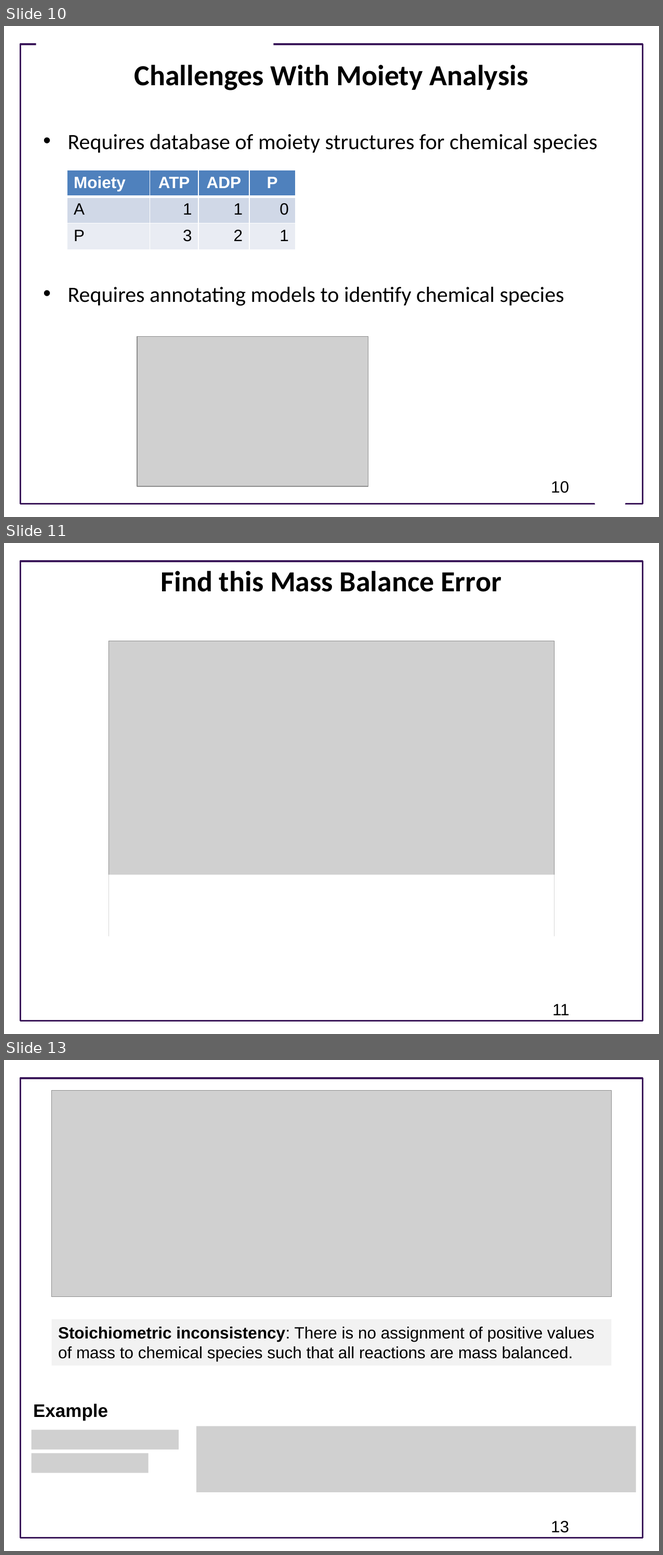
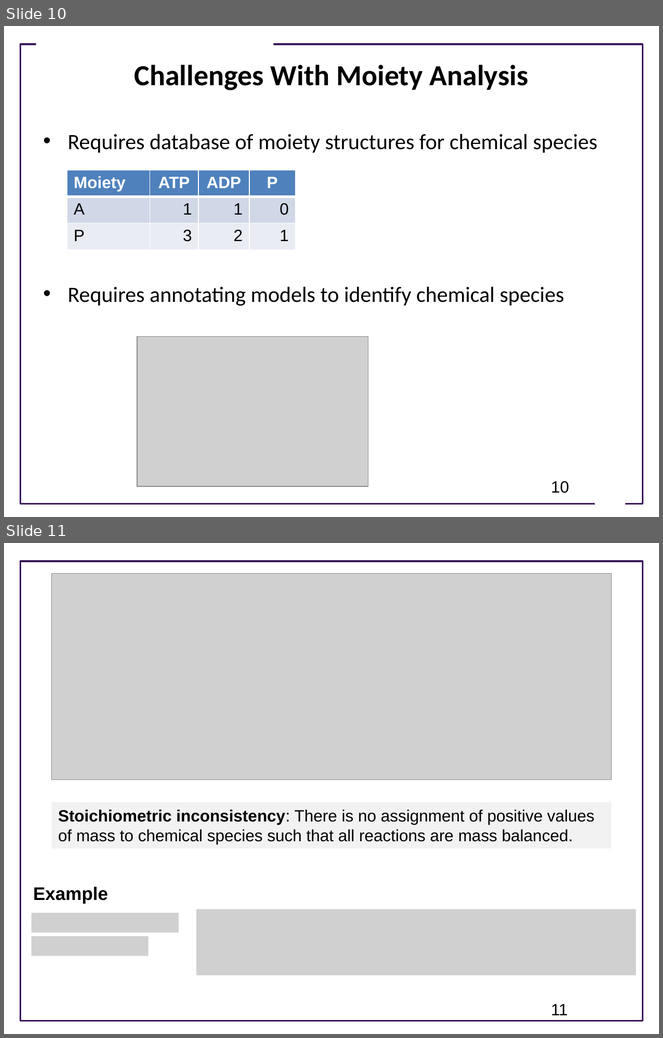
Before and after one commit to ModelEngineering/advancing-biomedical-models, a slide deck: lecture_15/15_static_testing.pptx. Shown one above the other, each under a label of ours: slides 10, 11 and 13 before the commit, slides 10 and 11 after it; the slides between them are not shown. The pictures are 663x1555 and 663x1038 pixels, drawn with LibreOffice and Linux fonts; fonts in the diff are those of the drawing; grey boxes stand for pictures; background and template pictures are left out. Boxes give left, top, right and bottom in pixels: in the first picture for what was removed or moved away, otherwise in the second. Text is boxed around its words. In the diff, an @@ line names an element or a change of style, - is before the commit and + after.

```diff
--- a/lecture_15/15_static_testing.pptx
+++ b/lecture_15/15_static_testing.pptx
@@ slide 11 removed at <box>4,543,659,1034</box>, background #FFFFFF; not listed: 1 template element that a slide beside it also shows @@
@@ title removed at <box>161,571,502,592</box> @@
-Find this Mass Balance Error
@@ picture removed at <box>109,641,555,937</box> @@
@@ rectangle removed at <box>109,875,555,948</box> @@
@@ page number removed at <box>553,1004,570,1016</box> @@
-11
@@ what was slide 13 is now slide 11 @@
@@ page number at <box>551,1004,568,1016</box>: text changed @@
-13
+11
```
Also in this commit, not shown: 2 slides changed, 7 slides added.
